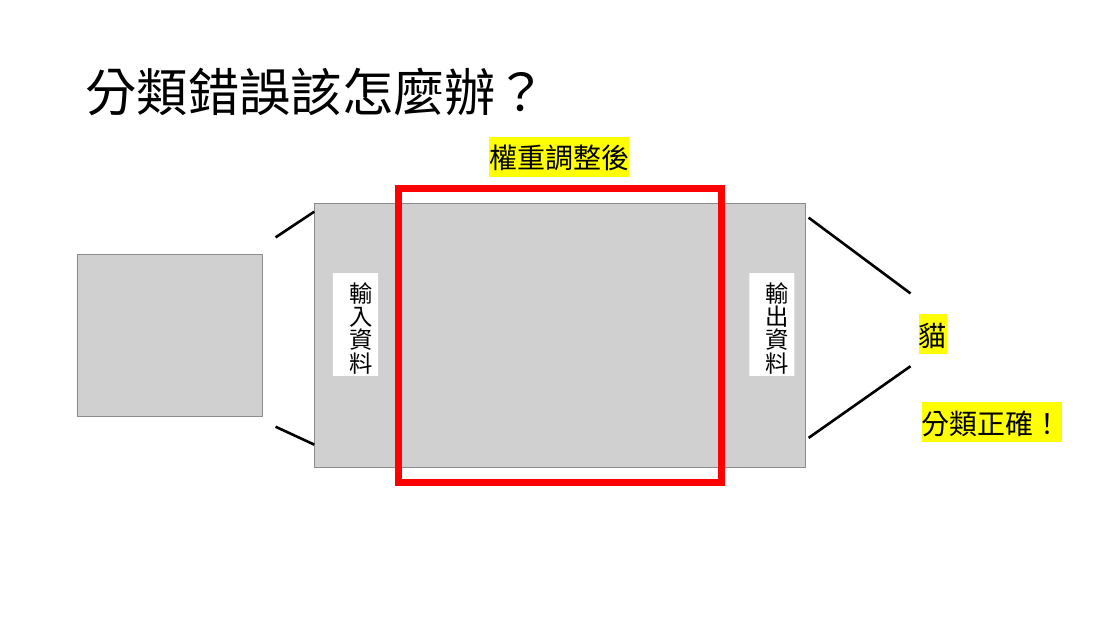
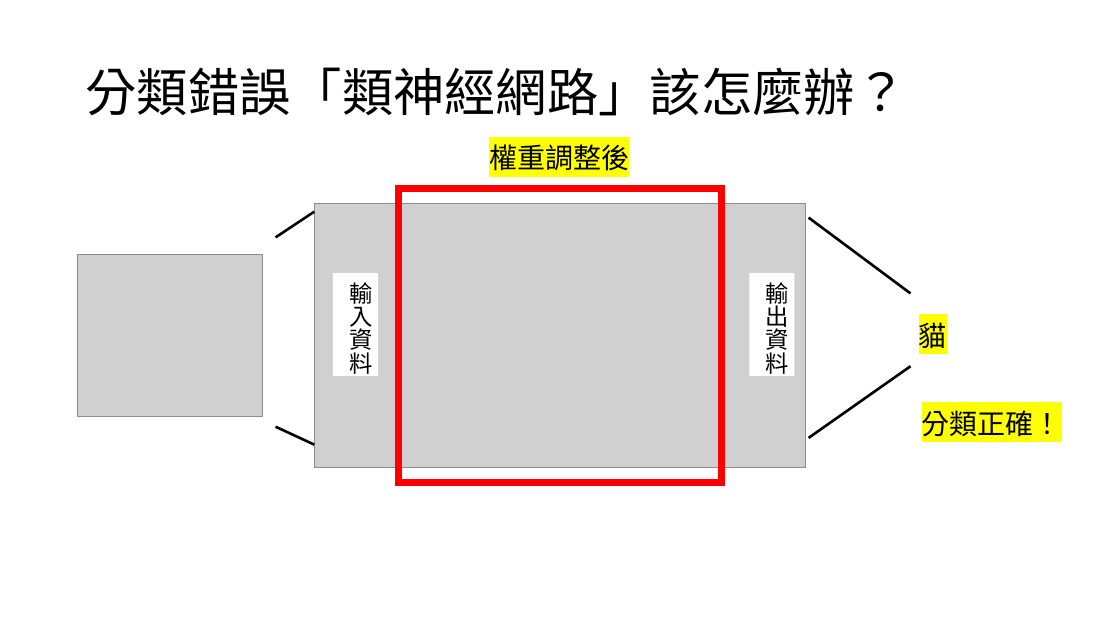
Before and after one commit to Henry-the-junior/nn_teaching, a slide deck: slide 8 of 模擬平台網頁_v2/教材簡報/第三單元、第四單元簡報_v1.pptx. Drawn at 1120x630 pixels with LibreOffice and Linux fonts; fonts in the diff are those of the drawing; grey boxes stand for pictures. Boxes give left, top, right and bottom in pixels: in the first picture for what was removed or moved away, otherwise in the second. Text is boxed around its words. In the diff, an @@ line names an element or a change of style, - is before the commit and + after.

```diff
--- a/模擬平台網頁_v2/教材簡報/第三單元、第四單元簡報_v1.pptx
+++ b/模擬平台網頁_v2/教材簡報/第三單元、第四單元簡報_v1.pptx
@@ title at [85,67,906,116]: text changed @@
-分類錯誤該怎麼辦？
+分類錯誤「類神經網路」該怎麼辦？
```
Also in this commit, not shown: 6 other slides changed, 2 other files.
